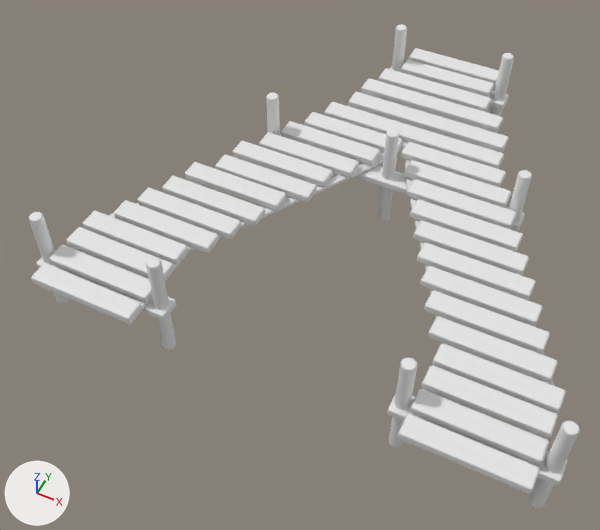
The FBX model CrashCourse/Assets/ART_Assets/Platforms/Small/M_Small_Split.fbx, before and after one commit.
Before and after are seen from a 50 mm lens placed at (51.78, -9.28, 16.15), pointed at (44.74, 4.78, -1.44). The axes (+X, +Y, +Z) are drawn at lower left. The lights are the same throughout. The first picture is the older version. Where no turn or scale is listed for an object, it has been applied to the vertices.

The first picture shows 'M_Small_Split'.
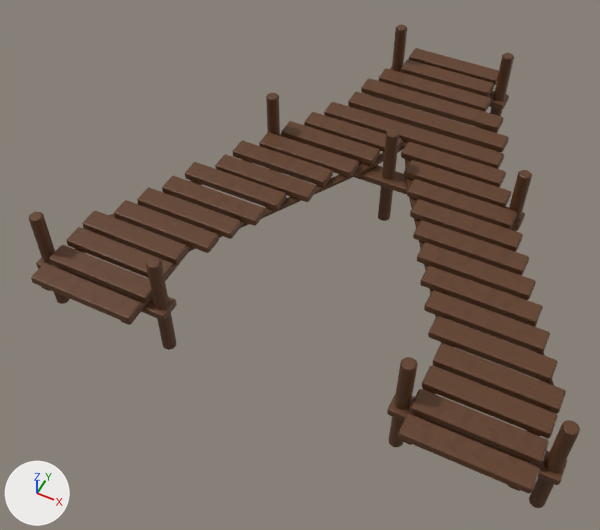
Where the change shows, as pixel boxes (x1, y1, x2, y2) in the pictures (600 x 530 px):
'M_Small_Split', recoloured (white to brown): (29, 24, 580, 508) in both

The edits, one by one:
Picture 'M_Small_Split.png' (img_m_small_split_png) is new.
Material 'Small_Split' (mat_small_split) is new.
Its texture is img_m_small_split_png.
me_cube_713 has 1626 vertices, 1590 faces and spans x -7.0..7.0, y -4.77..9.14, z -1.81..1.51.
me_cube_713 gains material mat_small_split (picture img_m_small_split_png).
